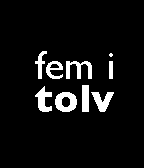
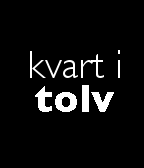
Layers edited between the first and the second 144 × 168 image:
renamed "fem i ..." to "kvart i ...", painted on it over [30, 50, 120, 79]
